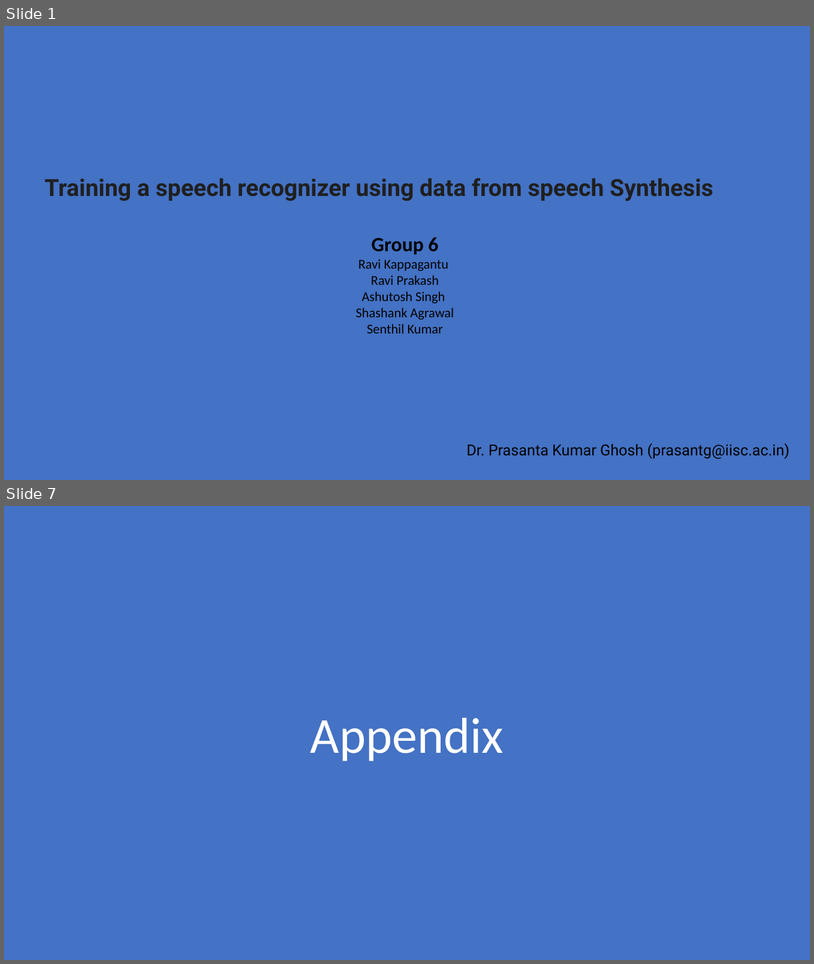
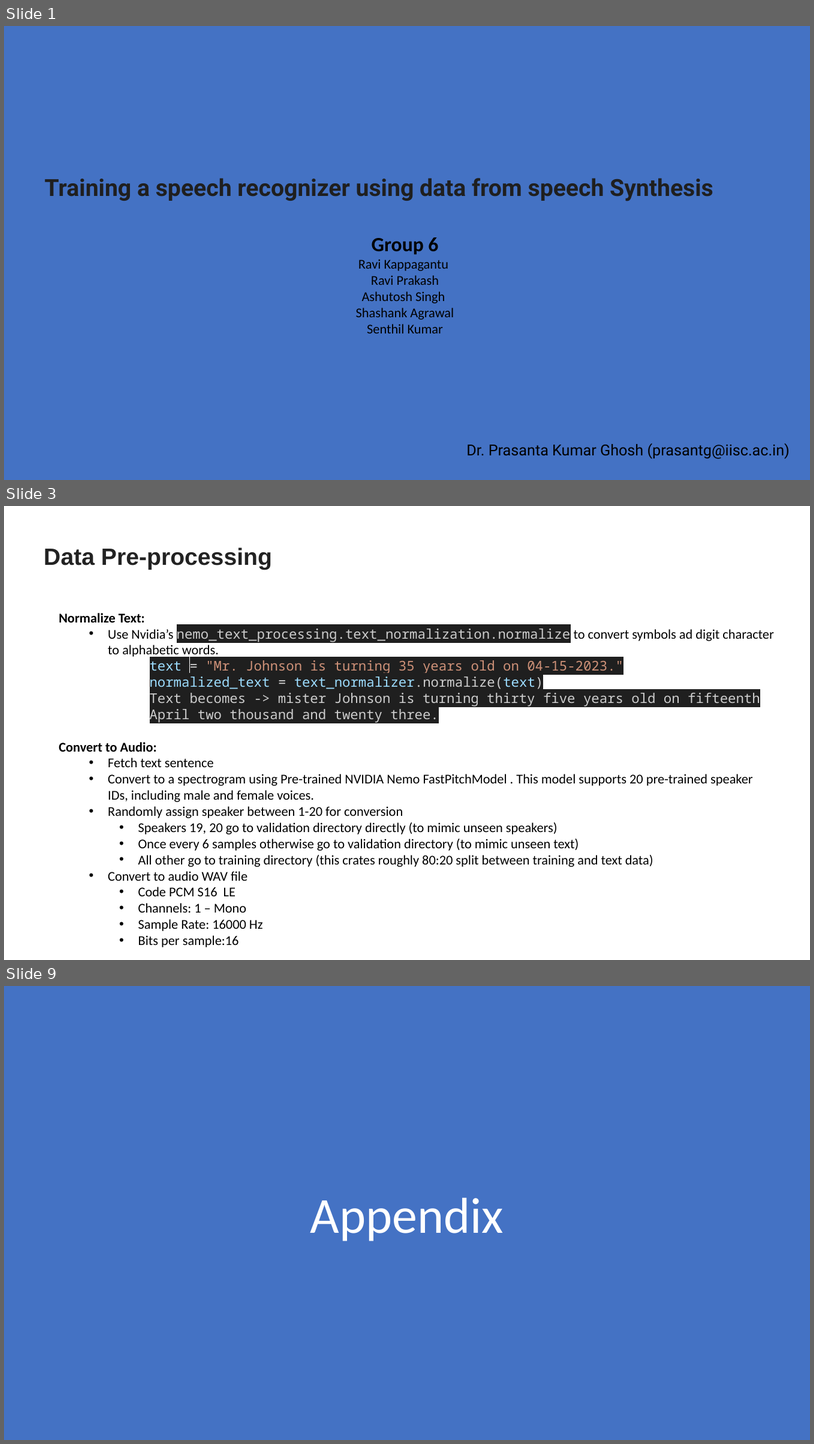
Before and after one commit to ravi-devgoblet/iisc_cohort4_group6_capstone, a slide deck: project_docs/Group 6 Capstone Project Presentation.pptx. Shown one above the other, each under a label of ours: slides 1 and 7 before the commit, slides 1, 3 and 9 after it; the slides between them are not shown. The pictures are 814x964 and 814x1444 pixels, drawn with LibreOffice and Linux fonts; fonts in the diff are those of the drawing. Boxes give left, top, right and bottom in pixels: in the first picture for what was removed or moved away, otherwise in the second. Text is boxed around its words. In the diff, an @@ line names an element or a change of style, - is before the commit and + after.

```diff
--- a/project_docs/Group 6 Capstone Project Presentation.pptx
+++ b/project_docs/Group 6 Capstone Project Presentation.pptx
@@ slide 3 added at (4,506,810,960), background #FFFFFF @@
@@ text added at (44,547,272,570), 28 pt, text #222222, bold @@
+Data Pre-processing
@@ text added at (59,613,774,947), 16 pt, text #000000 @@
+Normalize Text:
+  • Use Nvidia’s nemo_text_processing.text_normalization.normalize to convert symbols ad digit character to alphabetic words.
+      text = "Mr. Johnson is turning 35 years old on 04-15-2023."
+      normalized_text = text_normalizer.normalize(text)
+      Text becomes -> mister Johnson is turning thirty five years old on fifteenth April two thousand and twenty three.
+Convert to Audio:
+  • Fetch text sentence
+  • Convert to a spectrogram using Pre-trained NVIDIA Nemo FastPitchModel . This model supports 20 pre-trained speaker IDs, including male and female voices.
+  • Randomly assign speaker between 1-20 for conversion
+    • Speakers 19, 20 go to validation directory directly (to mimic unseen speakers)
+    • Once every 6 samples otherwise go to validation directory (to mimic unseen text)
+    • All other go to training directory (this crates roughly 80:20 split between training and text data)
+  • Convert to audio WAV file
+    • Code PCM S16 LE
+    • Channels: 1 – Mono
+    • Sample Rate: 16000 Hz
+    • Bits per sample:16
@@ what was slide 7 is now slide 9 @@
```
Also in this commit, not shown: 3 slides changed, 3 other slides added, 4 slides removed.
